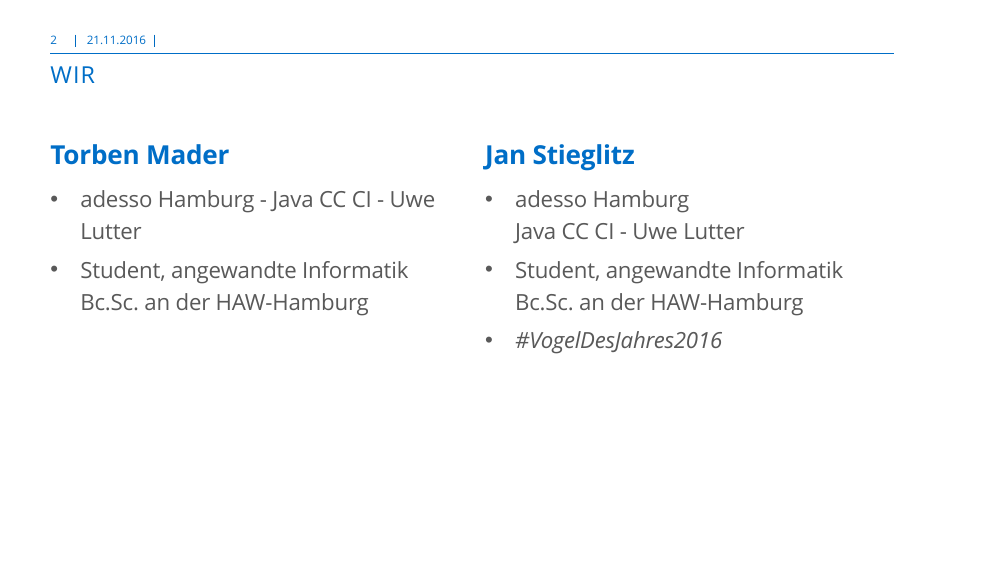
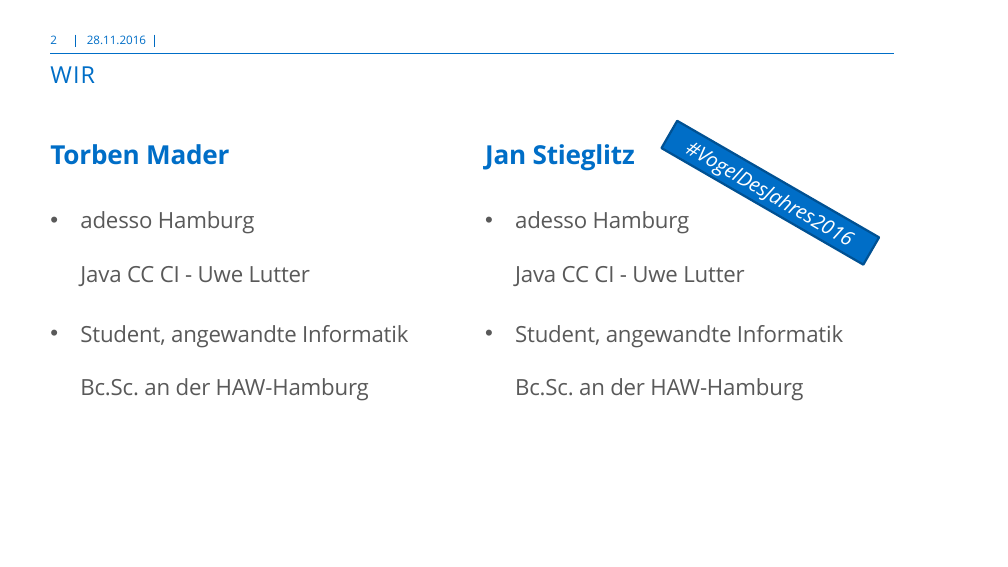
Before and after one commit to donnerruebe/IoTplay, a slide deck: slide 2 of doc/adesso_Template_summIT.pptx. Drawn at 1008x567 pixels with LibreOffice and Linux fonts; fonts in the diff are those of the drawing; background and template pictures are left out. Boxes give left, top, right and bottom in pixels: in the first picture for what was removed or moved away, otherwise in the second. Text is boxed around its words. In the diff, an @@ line names an element or a change of style, - is before the commit and + after.

```diff
--- a/doc/adesso_Template_summIT.pptx
+++ b/doc/adesso_Template_summIT.pptx
@@ text at (x1=87, y1=35, x2=146, y2=44): text changed @@
-21.11.2016
+28.11.2016
@@ rectangle added at (x1=661, y1=121, x2=879, y2=264), fill #006EC7, outline #005193 2 pt, 18 pt, text #FFFFFF, italic @@
+#VogelDesJahres2016
@@ text "adesso Hamburg Java CC CI ..." at (x1=515, y1=211, x2=843, y2=401): line spacing 1.2 to 2 @@
@@ text at (x1=80, y1=211, x2=310, y2=286): text changed @@
-• adesso Hamburg - Java CC CI - Uwe Lutter
+• adesso Hamburg
+  Java CC CI - Uwe Lutter
@@ text at (x1=80, y1=325, x2=408, y2=401): line spacing 1.2 to 2 @@
@@ text at (x1=515, y1=331, x2=722, y2=354): paragraph removed @@
-• #VogelDesJahres2016
```
Also in this commit, not shown: 10 other slides changed, 1 slide added.
